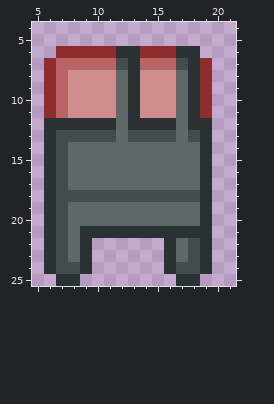
Pixel-art sprite, stored at assets/image/player/body/body-idle.png. The picture above is the old version.
The file is 26x26 pixels. Colours within 5 levels of each other are drawn and written as one. Shown: x 5..21, y 4..25.
Once edited:
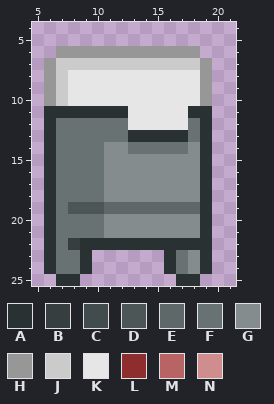
Palette (. is transparent): A #2a3132  B #363e3f  C #434c4d  D #4d5657  E #5f6869  F #697273  G #848c8d  H #979797  J #cbcbcb  K #e6e6e6  L #8d2d2d  M #b96464  N #d08d8d
Diff:
Changed rows in their new state; - is an unchanged pixel.
first column x 6:
 6 -HHHHHHHHHHHH-
 7 HJJJJJJJJJJJJH
 8 HJKKKKKKKKKKKH
 9 HJKKKKKKKKKKKH
10 HJKKKKKKKKKKKH
11 AAAAAAAKKKKK-A
12 -FFFFFFKKKKKF-
13 -FFFFFFAAAAAF-
14 -FFFFGGFFFFFG-
15 -FFFFGGGGGGGG-
16 -FFFFGGGGGGGG-
17 -FFFFGGGGGGGG-
18 -FFFFGGGGGGGG-
19 -FDDD---------
20 -FFFFGGGGGGGG-
21 -FFFFGGGGGGGG-
22 -FB-AAAAAA-AA-
23 -FF--------FG-
24 -FF--------FG-
